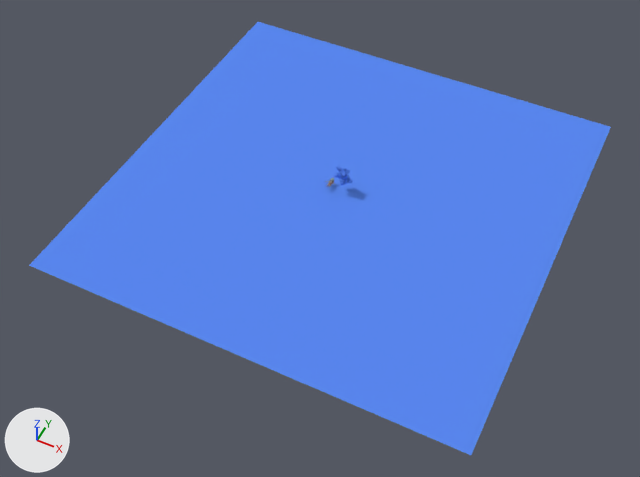
Two versions of the Blender file example/assets/example.blend, one commit apart.
Both versions are drawn from a 50 mm lens placed at (52.3, -114.7, 125.7), pointed at (-0.3, -9.6, -5.7). The axes (+X, +Y, +Z) are drawn at lower left. The lights are the same throughout.
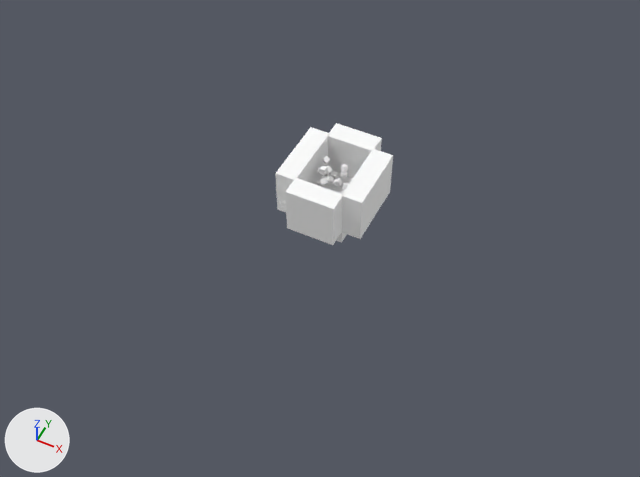
Location of each change, [x1, y1, x2, y2] in pixels of the pictures (640 x 477 px):
'Plane', deleted: before [29, 22, 611, 455]
'box.003', added: after [342, 149, 393, 239]
'box.004', added: after [285, 178, 344, 245]
'box.002', added: after [275, 127, 330, 212]
'box.001', added: after [327, 123, 382, 178]
'box', added: after [321, 171, 353, 242]

Edits to the bpy script that builds the scene:
```text
Add mat_wood:
    mat_wood = diffuse_material('wood')
    mat_wood.base_color = (1.0, 1.0, 1.0)  # white #ffffff
Add me_plane_1:
    me_plane_1.from_pydata(...)  # a box spanning x -0.5..0.5, y -0.5..0.5, z -0.213..0.213
    me_plane_1.materials.append(mat_wood)  # its picture is missing
Remove ob_plane:
    ob_plane = bpy.data.objects.new('Plane', me_plane)
    ob_plane.location = (-0.2, -0.3, -0.7)
    ob_plane.scale = (43.5, 43.5, 43.5)
Add ob_box:
    ob_box = bpy.data.objects.new('box', me_plane_1)
    ob_box.location = (-0.6, -2.4, -2.9)
    ob_box.scale = (9.97, 13.6, 9.97)
    _m = ob_box.modifiers.new('Solidify', 'SOLIDIFY')
    _m.thickness = 0.079
    _m.nonmanifold_thickness_mode = 'FIXED'
    _m.nonmanifold_merge_threshold = 0.0003
Add ob_box_001:
    ob_box_001 = bpy.data.objects.new('box.001', me_plane_1)
    ob_box_001.location = (-0.6, 6.2, 3.4)
    ob_box_001.rotation_euler = (1.571, 0.0, 0.0)  # degrees (90, 0, 0)
    ob_box_001.scale = (9.97, 9.97, 9.97)
    _m = ob_box_001.modifiers.new('Solidify', 'SOLIDIFY')
    _m.thickness = 0.079
    _m.nonmanifold_thickness_mode = 'FIXED'
    _m.nonmanifold_merge_threshold = 0.0003
Add ob_box_002:
    ob_box_002 = bpy.data.objects.new('box.002', me_plane_1)
    ob_box_002.location = (-7.5, -2.4, 3.4)
    ob_box_002.rotation_euler = (1.571, 0.0, 1.571)  # degrees (90, 0, 90)
    ob_box_002.scale = (14.8, 9.97, 9.97)
    _m = ob_box_002.modifiers.new('Solidify', 'SOLIDIFY')
    _m.thickness = 0.079
    _m.nonmanifold_thickness_mode = 'FIXED'
    _m.nonmanifold_merge_threshold = 0.0003
Add ob_box_003:
    ob_box_003 = bpy.data.objects.new('box.003', me_plane_1)
    ob_box_003.location = (6.2, -2.4, 3.4)
    ob_box_003.rotation_euler = (1.571, 0.0, -1.571)  # degrees (90, 0, -90)
    ob_box_003.scale = (14.3, 9.97, 9.97)
    _m = ob_box_003.modifiers.new('Solidify', 'SOLIDIFY')
    _m.thickness = 0.079
    _m.nonmanifold_thickness_mode = 'FIXED'
    _m.nonmanifold_merge_threshold = 0.0003
Add ob_box_004:
    ob_box_004 = bpy.data.objects.new('box.004', me_plane_1)
    ob_box_004.location = (-0.6, -11.2, 3.4)
    ob_box_004.rotation_euler = (1.571, 0.0, 3.142)  # degrees (90, 0, 180)
    ob_box_004.scale = (9.97, 9.97, 9.97)
    _m = ob_box_004.modifiers.new('Solidify', 'SOLIDIFY')
    _m.thickness = 0.079
    _m.nonmanifold_thickness_mode = 'FIXED'
    _m.nonmanifold_merge_threshold = 0.0003
```
